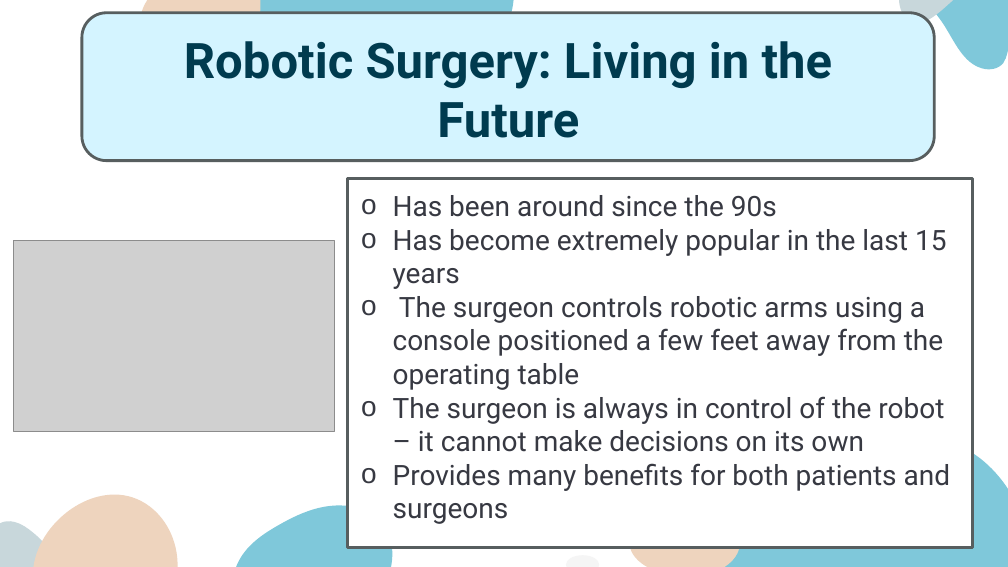
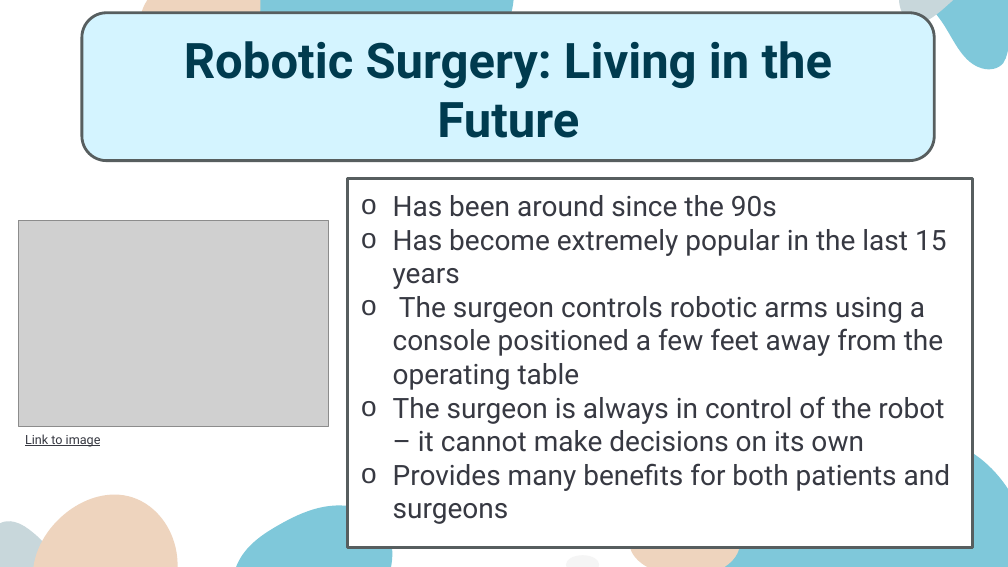
Before and after one commit to shabanid2/shabanid2.github.io, a slide deck: slide 8 of presentation.pptx. Drawn at 1008x567 pixels with LibreOffice and Linux fonts; fonts in the diff are those of the drawing; grey boxes stand for pictures. Boxes give left, top, right and bottom in pixels: in the first picture for what was removed or moved away, otherwise in the second. Text is boxed around its words. In the diff, an @@ line names an element or a change of style, - is before the commit and + after.

```diff
--- a/presentation.pptx
+++ b/presentation.pptx
@@ picture: place and size @@
-picture at [13,240,334,430]
+picture at [18,221,328,426]
@@ text added at [25,434,101,447], 9 pt, text #373942, underline @@
+Link to image
```
Also in this commit, not shown: 5 other slides changed.
